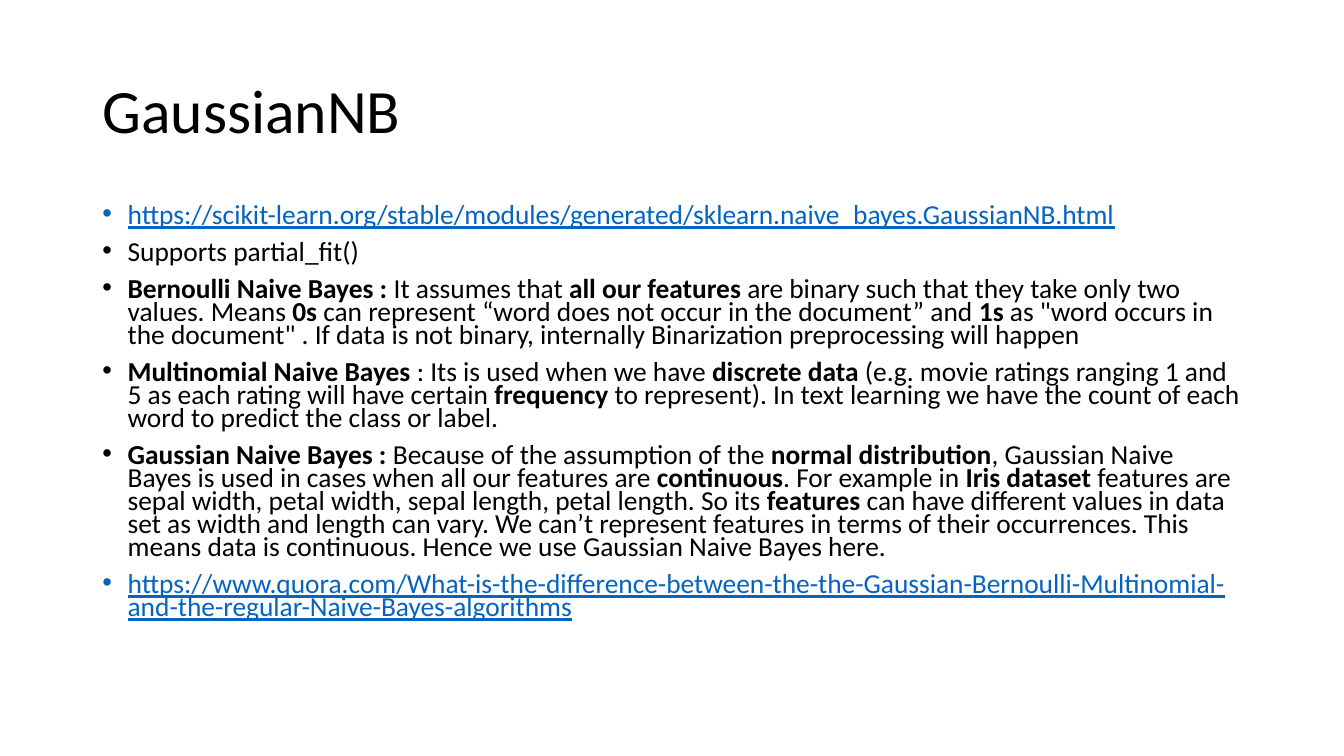
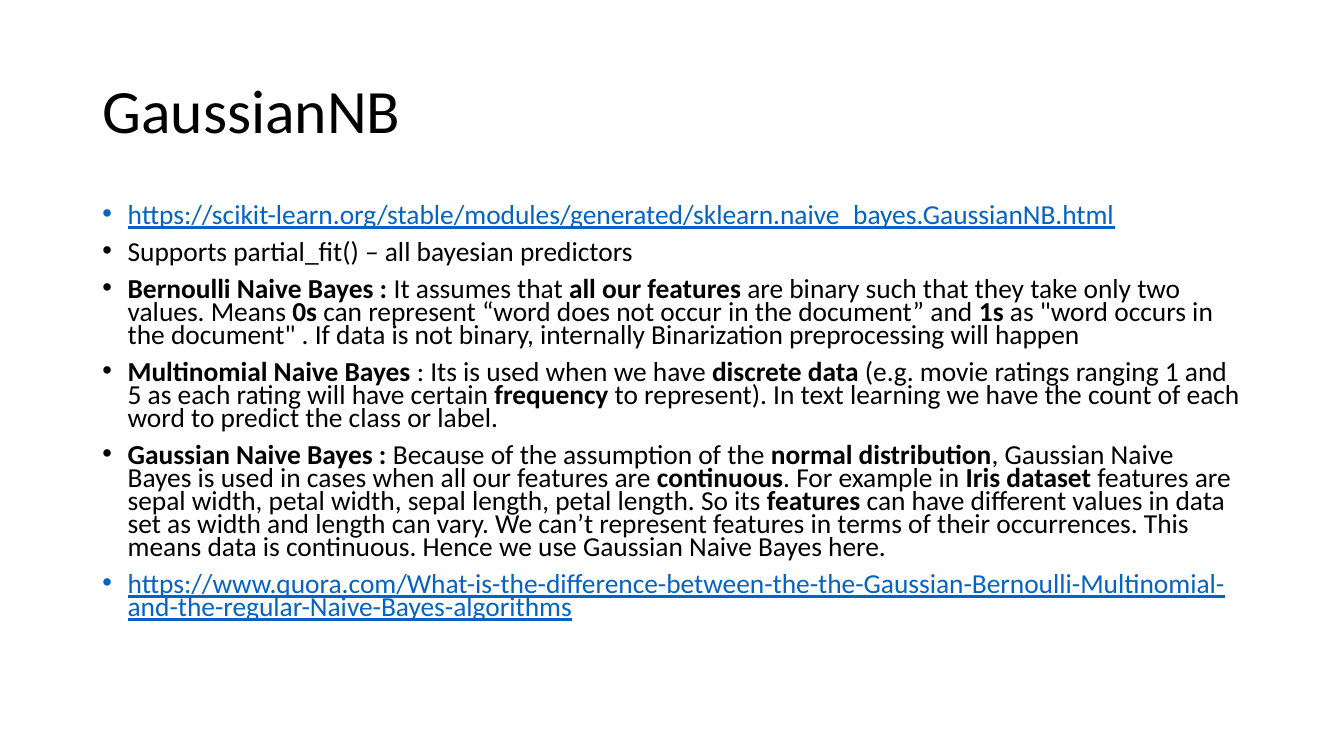
Before and after one commit to FranzGH/IoT_ML, a slide deck: slide 33 of Sklearn-UG.pptx. Drawn at 1344x756 pixels with LibreOffice and Linux fonts; fonts in the diff are those of the drawing. Boxes give left, top, right and bottom in pixels: in the first picture for what was removed or moved away, otherwise in the second. Text is boxed around its words. In the diff, an @@ line names an element or a change of style, - is before the commit and + after.

```diff
--- a/Sklearn-UG.pptx
+++ b/Sklearn-UG.pptx
@@ text at <box>128,241,633,266</box>: text changed @@
-• Supports partial_fit()
+• Supports partial_fit() – all bayesian predictors
```
Also in this commit, not shown: 2 other slides changed, 3 other files.
